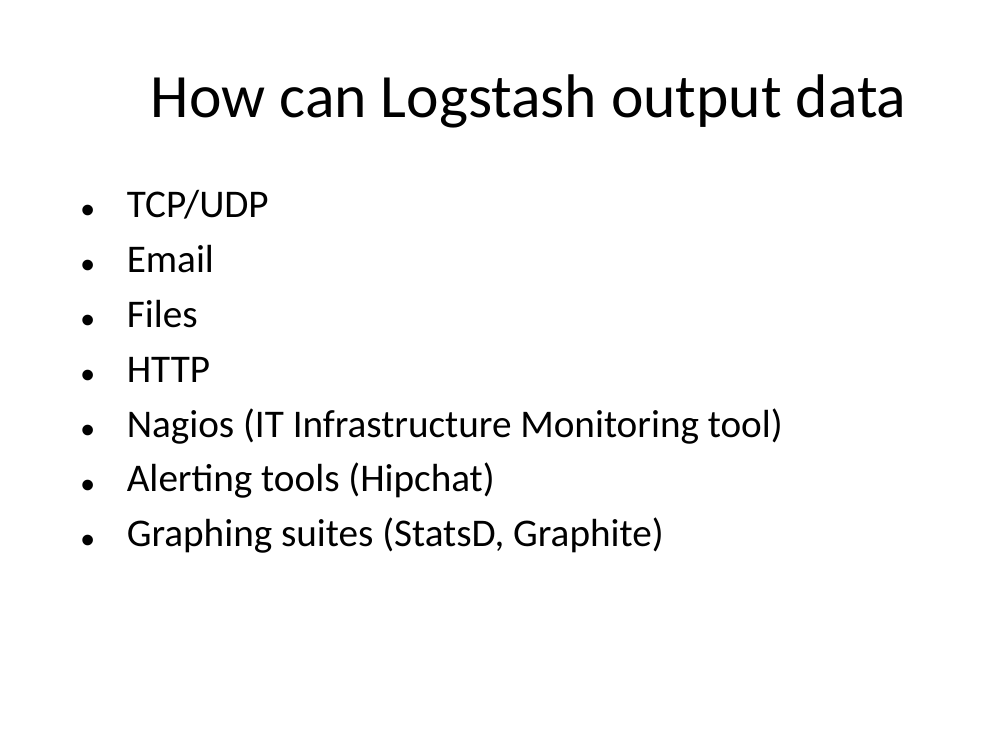
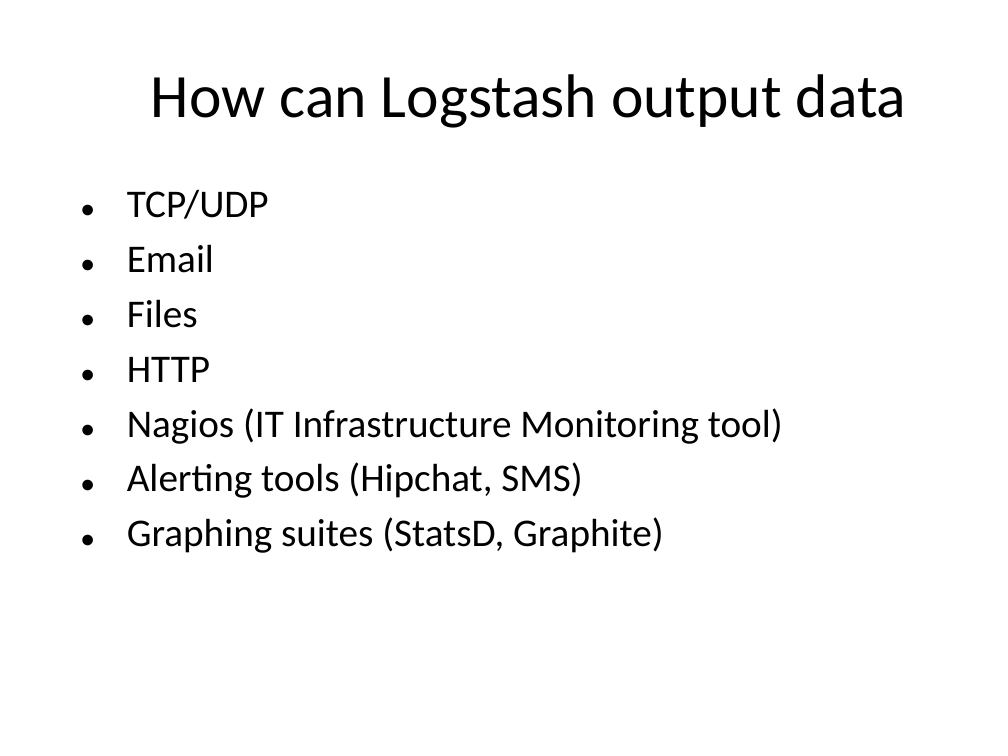
Before and after one commit to mtscout6/my-presentations, a slide deck: slide 11 of Logstash/Logstash slide deck.pptx (slide 9 before the commit). Drawn at 1008x756 pixels with LibreOffice and Linux fonts; fonts in the diff are those of the drawing; background and template pictures are left out. Boxes give left, top, right and bottom in pixels: in the first picture for what was removed or moved away, otherwise in the second. Text is boxed around its words. In the diff, an @@ line names an element or a change of style, - is before the commit and + after.

Commit message:
Updated slide deck for logstash presentation

```diff
--- a/Logstash/Logstash slide deck.pptx
+++ b/Logstash/Logstash slide deck.pptx
@@ text at [127,462,582,498]: text changed @@
-• Alerting tools (Hipchat)
+• Alerting tools (Hipchat, SMS)
```
Also in this commit, not shown: 4 other slides changed, 5 slides added, 1 other file.
